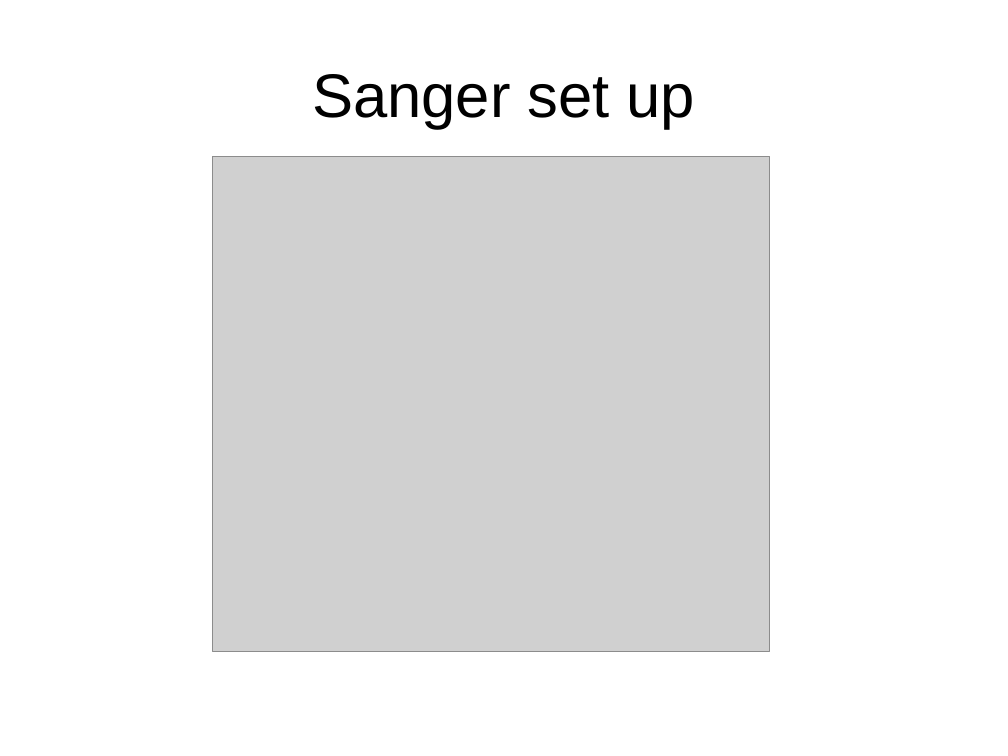
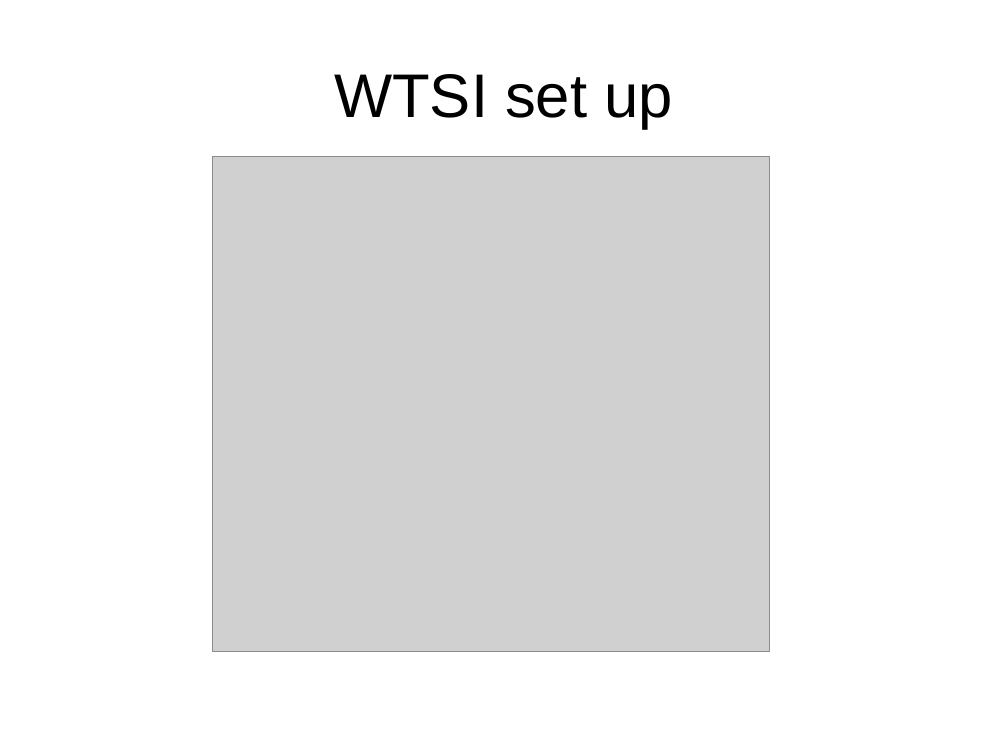
Before and after one commit to avullo/ensembl-migration-pm, a slide deck: slide 10 of data-review-10-16/talk.odp (slide 6 before the commit). Drawn at 1008x756 pixels with LibreOffice and Linux fonts; fonts in the diff are those of the drawing; grey boxes stand for pictures; background and template pictures are left out. Boxes give left, top, right and bottom in pixels: in the first picture for what was removed or moved away, otherwise in the second. Text is boxed around its words. In the diff, an @@ line names an element or a change of style, - is before the commit and + after.

```diff
--- a/data-review-10-16/talk.odp
+++ b/data-review-10-16/talk.odp
@@ title at [334,74,672,129]: text changed @@
-Sanger set up
+WTSI set up
```
Also in this commit, not shown: 6 other slides changed, 6 slides added, 4 slides removed.
